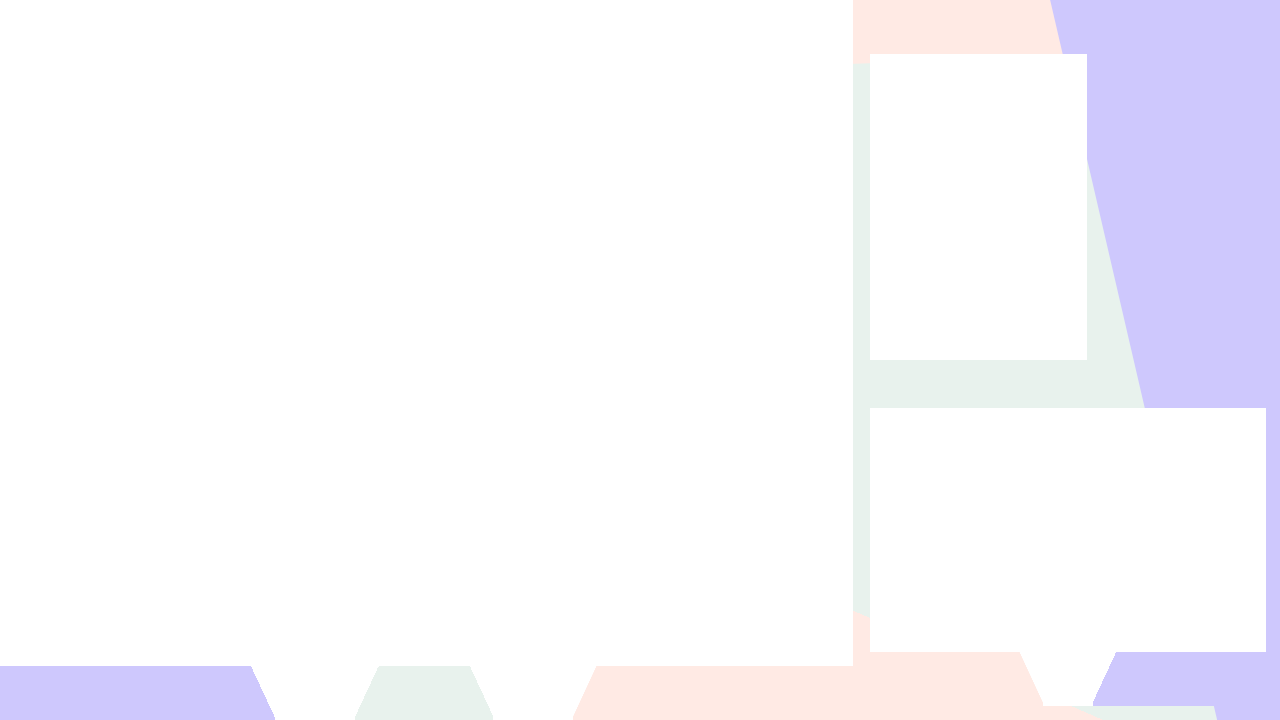
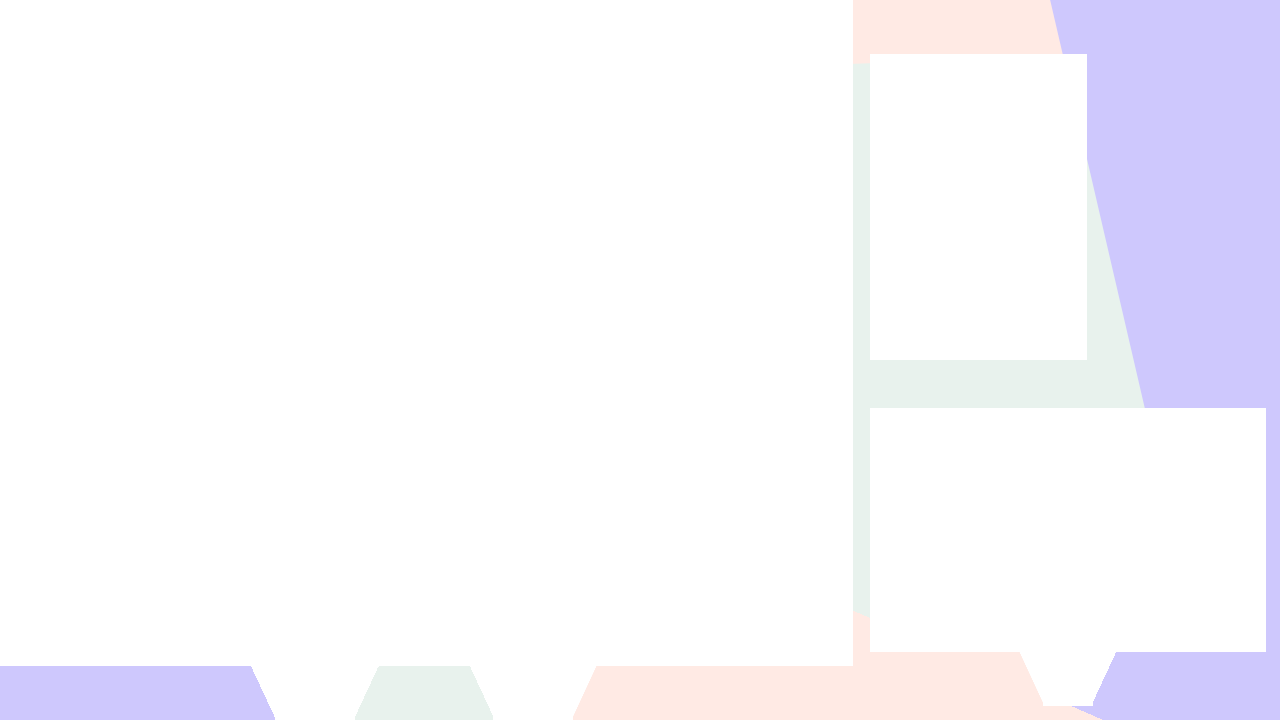
The second 1280 x 720 image is a revision of the first. Changes to its layers:
painted on "Tan" over [1072, 706, 1217, 720]
